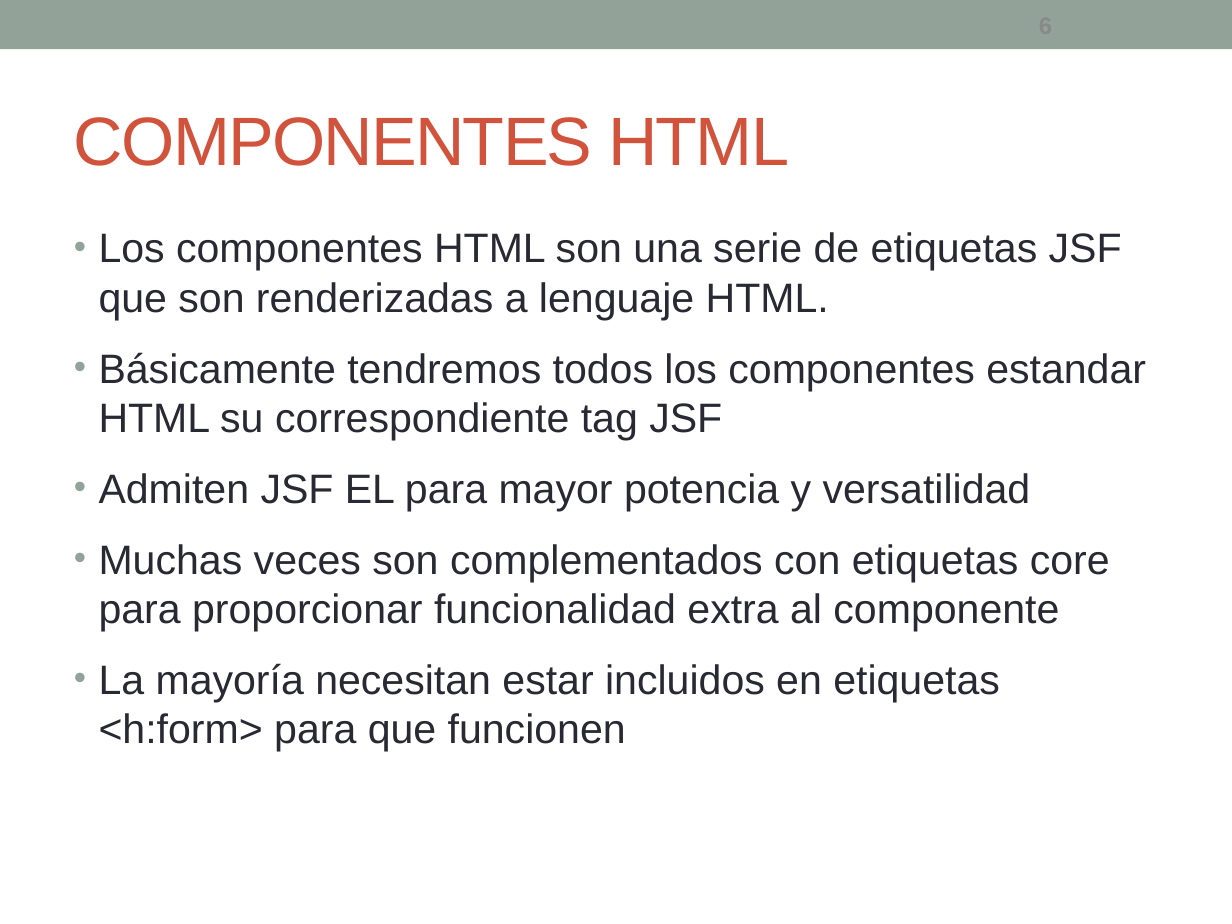
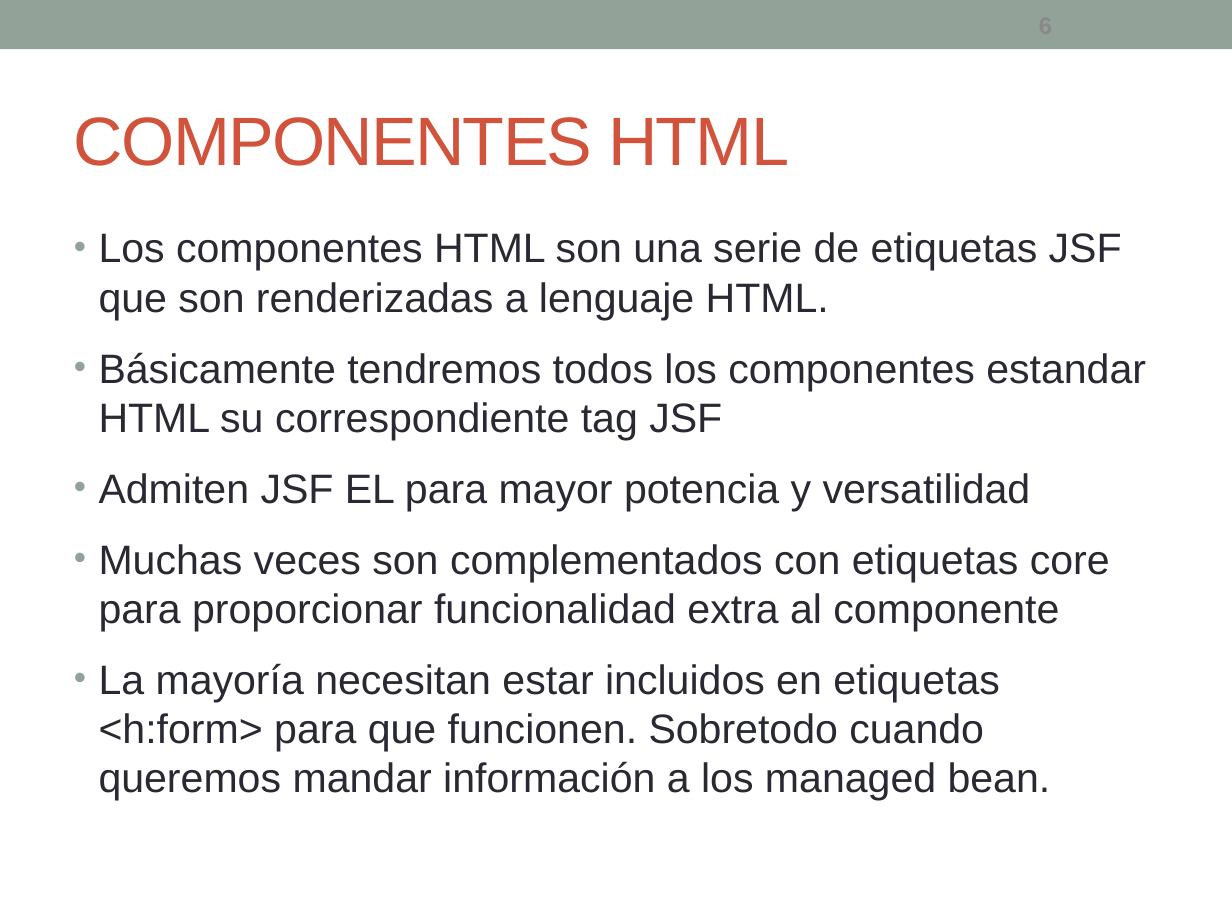
Before and after one commit to fdepablo/WsCursoJavaEE, a slide deck: slide 6 of _18_JSF/powerpoint/JSF - 2 - Vistas.pptx. Drawn at 1232x924 pixels with LibreOffice and Linux fonts; fonts in the diff are those of the drawing. Boxes give left, top, right and bottom in pixels: in the first picture for what was removed or moved away, otherwise in the second. Text is boxed around its words. In the diff, an @@ line names an element or a change of style, - is before the commit and + after.

```diff
--- a/_18_JSF/powerpoint/JSF - 2 - Vistas.pptx
+++ b/_18_JSF/powerpoint/JSF - 2 - Vistas.pptx
@@ text at [99,663,1051,801]: text changed @@
-• La mayoría necesitan estar incluidos en etiquetas <h:form> para que funcionen
+• La mayoría necesitan estar incluidos en etiquetas <h:form> para que funcionen. Sobretodo cuando queremos mandar información a los managed bean.
```
Also in this commit, not shown: 5 other slides changed, 13 other files.
